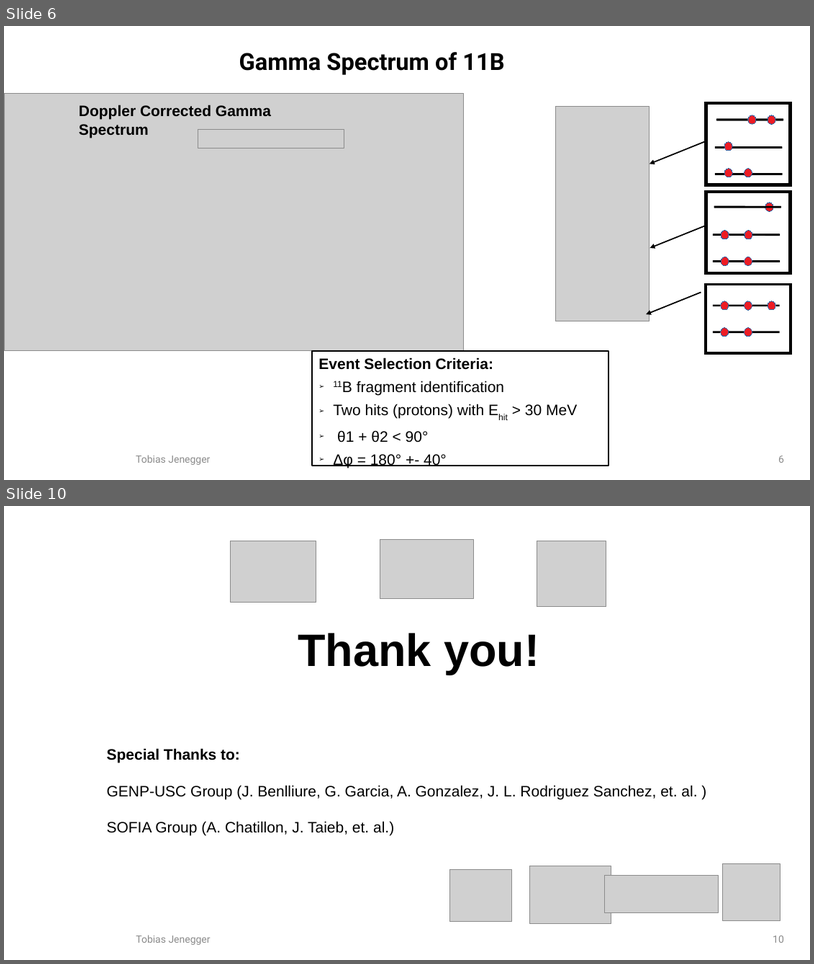
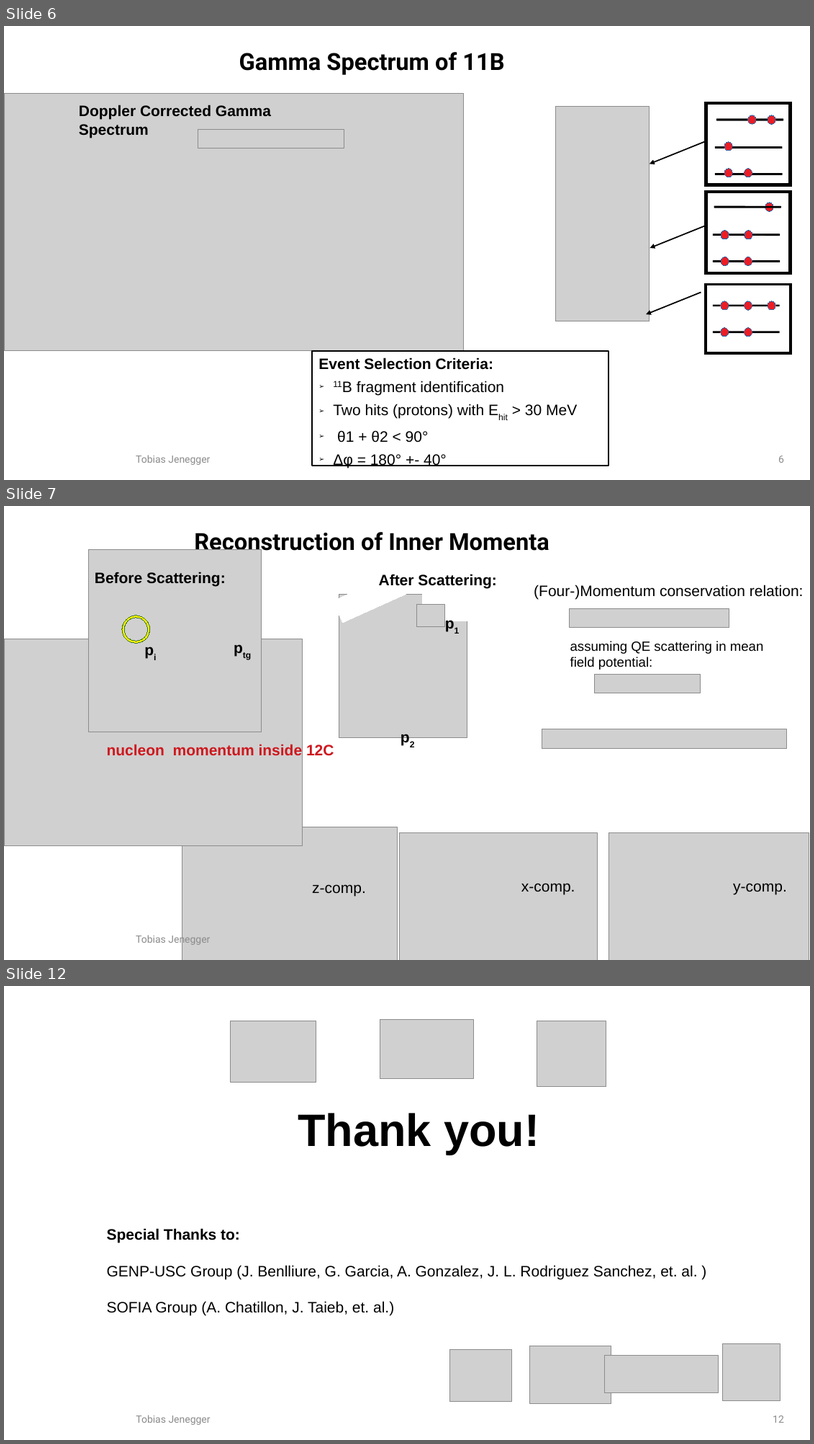
Before and after one commit to jenegger/r3bweek_2022, a slide deck: r3b_pres_2022.odp. Shown one above the other, each under a label of ours: slides 6 and 10 before the commit, slides 6, 7 and 12 after it; the slides between them are not shown. The pictures are 814x964 and 814x1444 pixels, drawn with LibreOffice and Linux fonts; fonts in the diff are those of the drawing; grey boxes stand for pictures; background and template pictures are left out. Boxes give left, top, right and bottom in pixels: in the first picture for what was removed or moved away, otherwise in the second. Text is boxed around its words. In the diff, an @@ line names an element or a change of style, - is before the commit and + after.

```diff
--- a/r3b_pres_2022.odp
+++ b/r3b_pres_2022.odp
@@ slide 7 added at (4,506,810,960), background #FFFFFF @@
@@ text added at (194,532,550,556), 28 pt, text #000000, bold @@
+Reconstruction of Inner Momenta
@@ text added at (379,574,497,589), 18 pt, text #000000, bold @@
+After Scattering:
@@ picture added at (4,639,302,846) @@
@@ text added at (107,743,334,758), 18 pt, text #CE181E, bold @@
+nucleon momentum inside 12C
@@ group added at (89,549,470,751): 5 texts, 3 pictures, 3 rectangles, 1 diamond, 1 donut @@
+pi
+ptg
+Before Scattering:
+p1
+p2
@@ group added at (534,584,804,748): 3 pictures, 2 ellipses, 2 texts @@
+assuming QE scattering in mean field potential:
+(Four-)Momentum conservation relation:
@@ picture added at (183,826,397,960) @@
@@ picture added at (399,833,597,960) @@
@@ picture added at (609,833,809,960) @@
@@ text added at (312,884,366,896), 18 pt, text #000000 @@
+z-comp.
@@ text added at (522,883,576,895), 18 pt, text #000000 @@
+x-comp.
@@ text added at (733,883,787,895), 18 pt, text #000000 @@
+y-comp.
@@ text added at (136,933,210,945), 12 pt, text #8B8B8B @@
+Tobias Jenegger
@@ page number added at (609,926,790,951), 12 pt, text #8B8B8B @@
+7
@@ what was slide 10 is now slide 12 @@
@@ page number at (773,1415,784,1422): text changed @@
-10
+12
```
Also in this commit, not shown: 1 slide changed, 3 other slides added, 2 slides removed, 5 other files.
